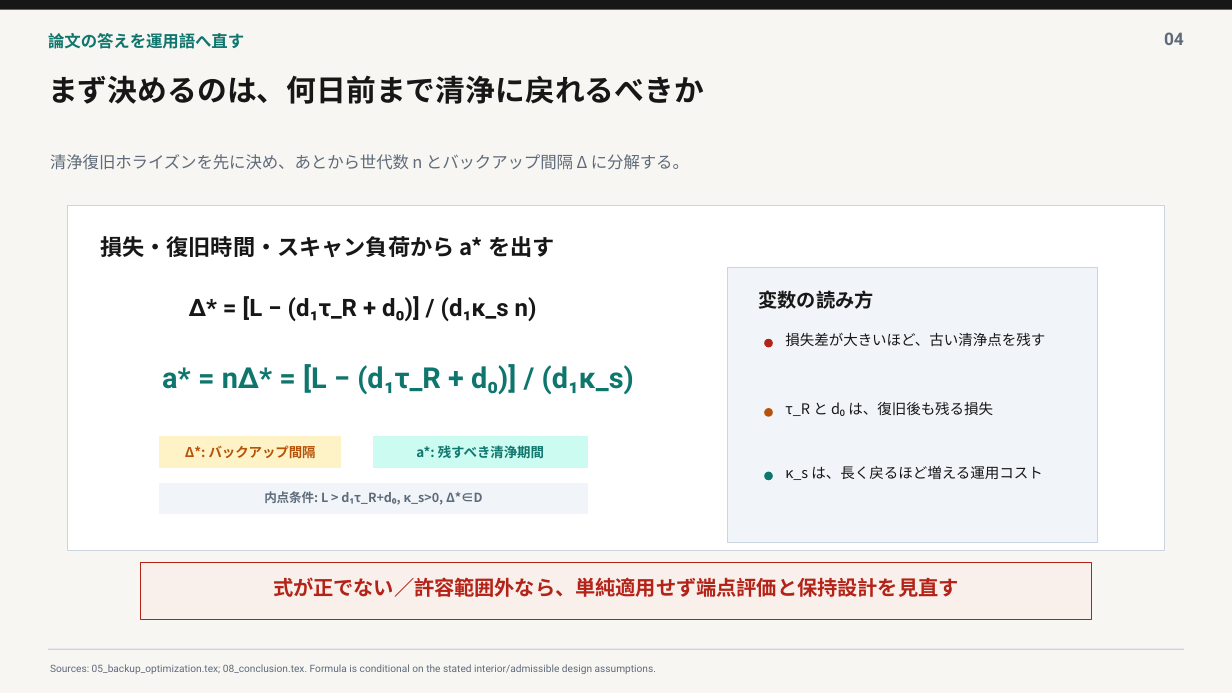
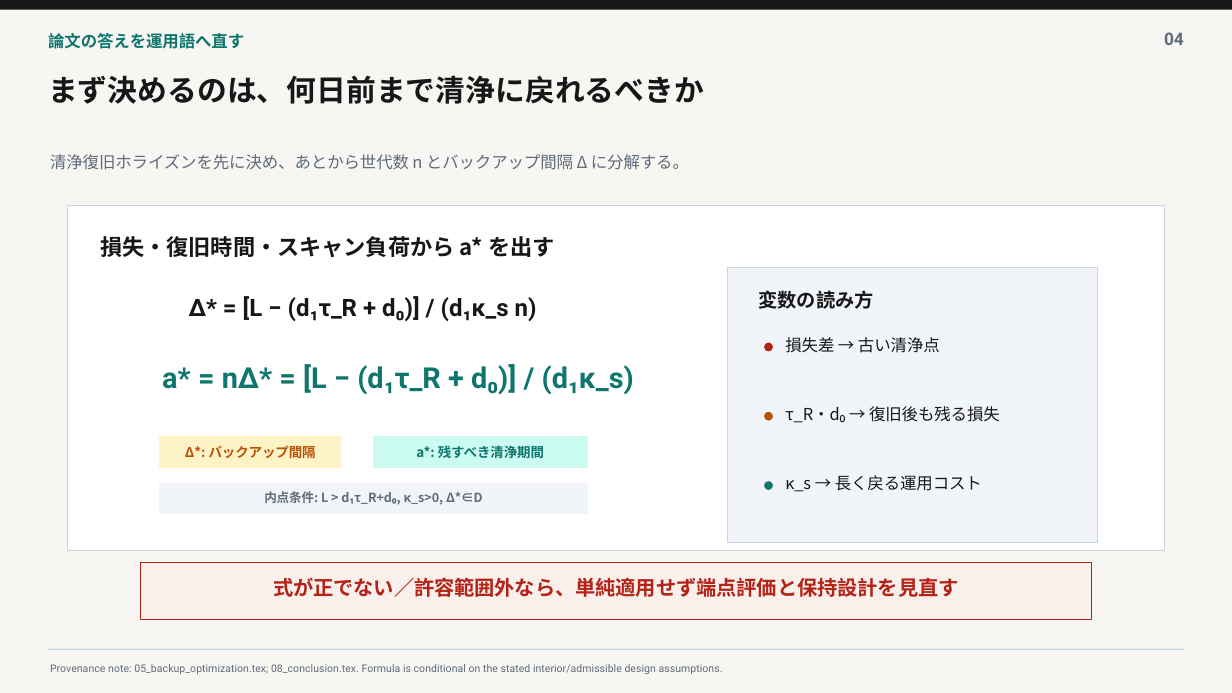
Before and after one commit to t0m0h1r0/research-backup, a slide deck: slide 4 of paper/presentations/heavy_tail_backup_intro/heavy_tail_backup_intro.pptx. Drawn at 1232x693 pixels with LibreOffice and Linux fonts; fonts in the diff are those of the drawing. Boxes give left, top, right and bottom in pixels: in the first picture for what was removed or moved away, otherwise in the second. Text is boxed around its words. In the diff, an @@ line names an element or a change of style, - is before the commit and + after.

```diff
--- a/paper/presentations/heavy_tail_backup_intro/heavy_tail_backup_intro.pptx
+++ b/paper/presentations/heavy_tail_backup_intro/heavy_tail_backup_intro.pptx
@@ ellipse: place and size @@
-ellipse at [764, 339, 773, 348]
+ellipse at [764, 343, 773, 351]
@@ text at [785, 337, 940, 353]: text changed; size 11.2 to 12.8 pt @@
-損失差が大きいほど、古い清浄点を残す
+損失差 → 古い清浄点
@@ ellipse: place and size @@
-ellipse at [764, 409, 773, 417]
+ellipse at [764, 412, 773, 421]
@@ text at [785, 406, 1000, 423]: text changed; size 11.2 to 12.8 pt @@
-τ_R と d₀ は、復旧後も残る損失
+τ_R・d₀ → 復旧後も残る損失
@@ text at [785, 475, 982, 492]: text changed; size 11.2 to 12.8 pt @@
-κ_s は、長く戻るほど増える運用コスト
+κ_s → 長く戻る運用コスト
@@ ellipse: place and size @@
-ellipse at [764, 471, 773, 480]
+ellipse at [764, 482, 773, 490]
@@ text at [50, 664, 723, 674]: text changed; size 7.9 to 8.2 pt @@
-Sources: 05_backup_optimization.tex; 08_conclusion.tex. Formula is conditional on the stated interior/admissible design assumptions.
+Provenance note: 05_backup_optimization.tex; 08_conclusion.tex. Formula is conditional on the stated interior/admissible design assumptions.
```
Also in this commit, not shown: 4 other slides changed, 3 other files.
